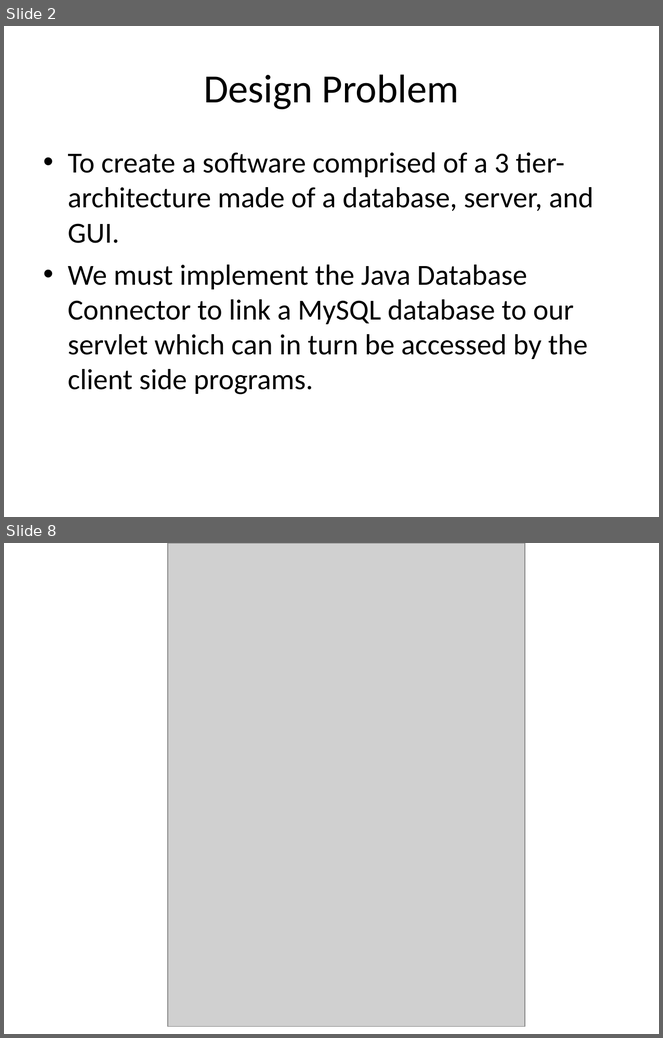
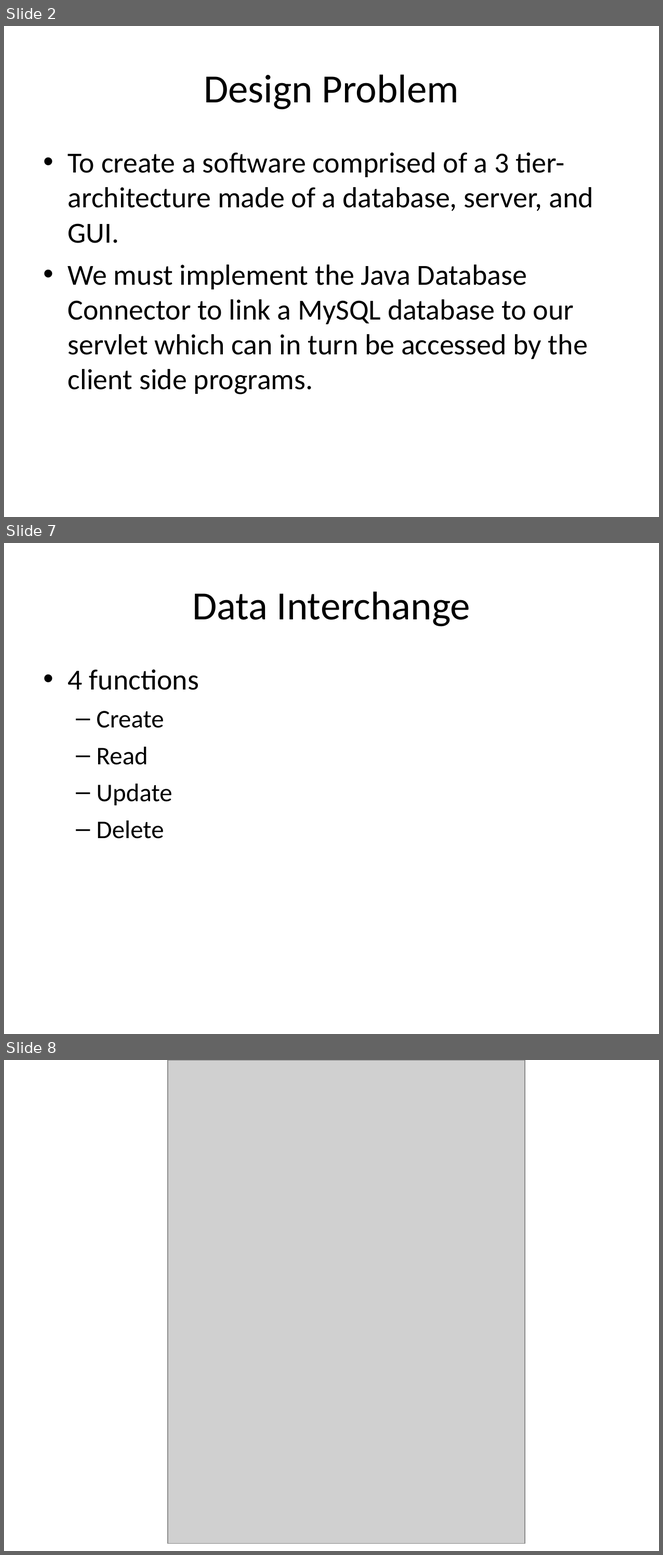
Before and after one commit to aajackson/Creepers, a slide deck: Documentation/MyFavs Presentation.ppt. Shown one above the other, each under a label of ours: slides 2 and 8 before the commit, slides 2, 7 and 8 after it; the slides between them are not shown. The pictures are 663x1038 and 663x1555 pixels, drawn with LibreOffice and Linux fonts; fonts in the diff are those of the drawing; grey boxes stand for pictures. Boxes give left, top, right and bottom in pixels: in the first picture for what was removed or moved away, otherwise in the second. Text is boxed around its words. In the diff, an @@ line names an element or a change of style, - is before the commit and + after.

```diff
--- a/Documentation/MyFavs Presentation.ppt
+++ b/Documentation/MyFavs Presentation.ppt
@@ slide 7 added at bbox=[4, 543, 659, 1034], background #FFFFFF @@
@@ title added at bbox=[192, 591, 470, 627], 44 pt, text #000000 @@
+Data Interchange
@@ text added at bbox=[68, 669, 200, 839], 28 pt, text #000000 @@
+• 4 functions
+  – Create
+  – Read
+  – Update
+  – Delete
```
Also in this commit, not shown: 8 slides changed, 1 other slide added, 2 slides removed.
